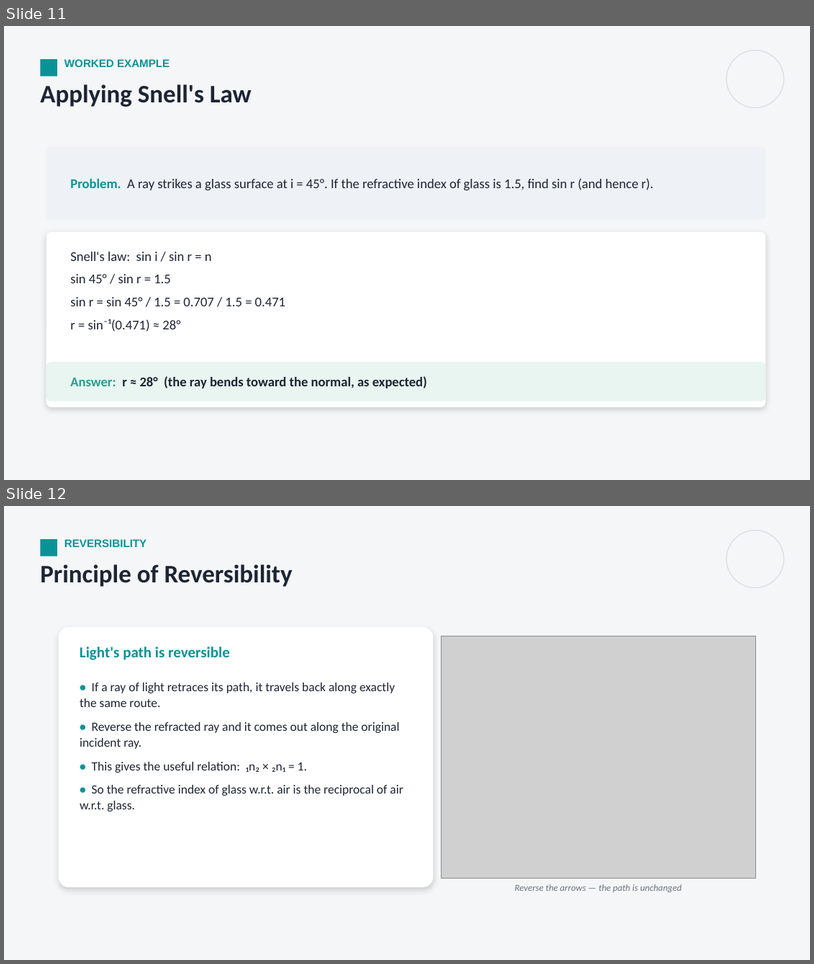
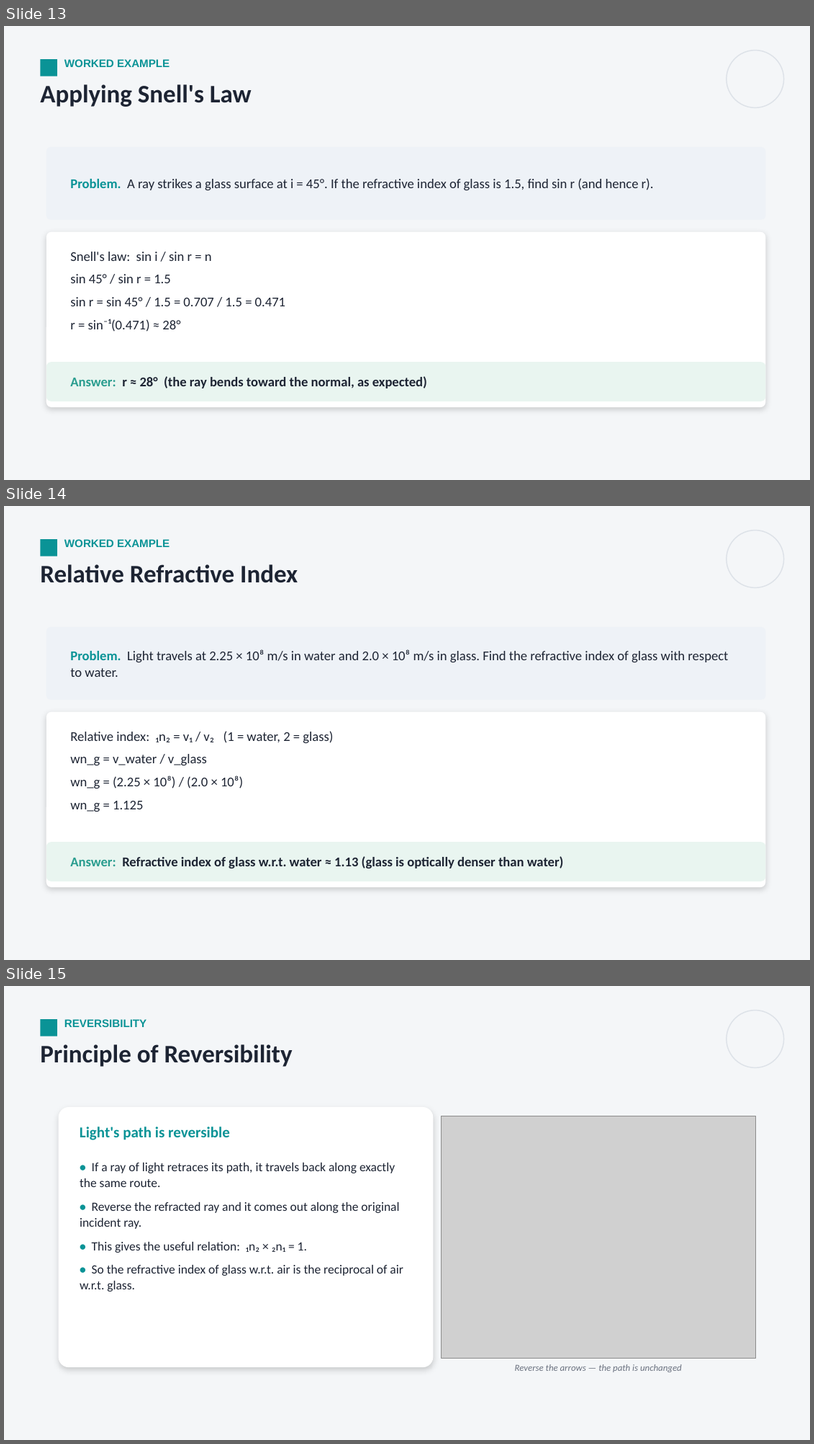
Before and after one commit to parmeshwars2911/MyFirstAR, a slide deck: ppt/Grade10/G10_S34_Refraction_at_Plane_Surfaces_1.pptx. Shown one above the other, each under a label of ours: slides 11 and 12 before the commit, slides 13, 14 and 15 after it. The pictures are 814x964 and 814x1444 pixels, drawn with LibreOffice and Linux fonts; fonts in the diff are those of the drawing; grey boxes stand for pictures. Boxes give left, top, right and bottom in pixels: in the first picture for what was removed or moved away, otherwise in the second. Text is boxed around its words. In the diff, an @@ line names an element or a change of style, - is before the commit and + after.

```diff
--- a/ppt/Grade10/G10_S34_Refraction_at_Plane_Surfaces_1.pptx
+++ b/ppt/Grade10/G10_S34_Refraction_at_Plane_Surfaces_1.pptx
@@ slide 14 added at [4,506,810,960], background #F4F6F8 @@
@@ rectangle added at [40,539,57,556], fill #0A9396 @@
@@ text added at [64,539,170,547], 13 pt, text #0A9396, bold @@
+WORKED EXAMPLE
@@ ellipse added at [727,530,784,587], outline #DDE2E8 1.25 pt @@
@@ text added at [40,564,298,583], 30 pt, text #1D2433, bold @@
+Relative Refractive Index
@@ rounded rectangle added at [46,627,766,700], fill #EEF2F7 @@
@@ text added at [70,649,728,677], 16 pt, text #1D2433 @@
+Problem. Light travels at 2.25 × 10⁸ m/s in water and 2.0 × 10⁸ m/s in glass. Find the refractive index of glass with respect to water.
@@ rounded rectangle added at [46,712,766,887], fill #FFFFFF @@
@@ text added at [70,731,333,811], 16 pt, text #1D2433 @@
+Relative index: ₁n₂ = v₁ / v₂ (1 = water, 2 = glass)
+wn_g = v_water / v_glass
+wn_g = (2.25 × 10⁸) / (2.0 × 10⁸)
+wn_g = 1.125
@@ rounded rectangle added at [46,842,766,881], fill #E9F5F0 @@
@@ text added at [70,856,564,868], 16 pt, text #1D2433, bold @@
+Answer: Refractive index of glass w.r.t. water ≈ 1.13 (glass is optically denser than water)
@@ what was slide 11 is now slide 13 @@
@@ what was slide 12 is now slide 15 @@
```
Also in this commit, not shown: 2 slides changed, 8 other slides added, 3 other files.
